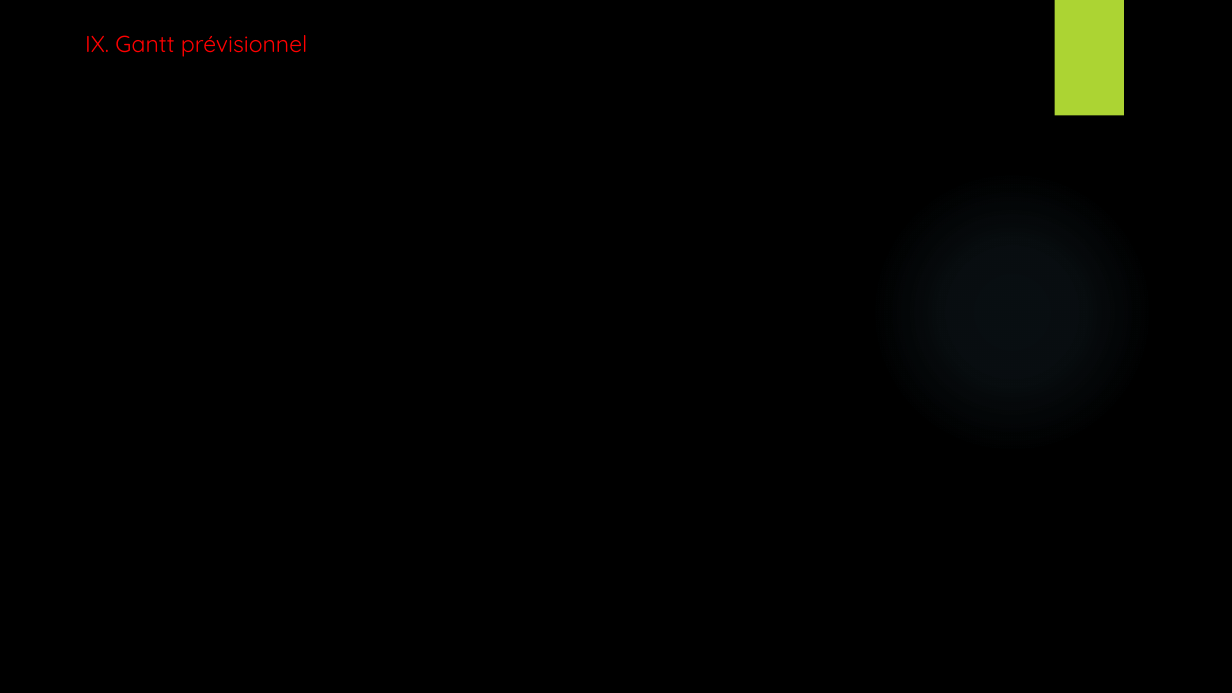
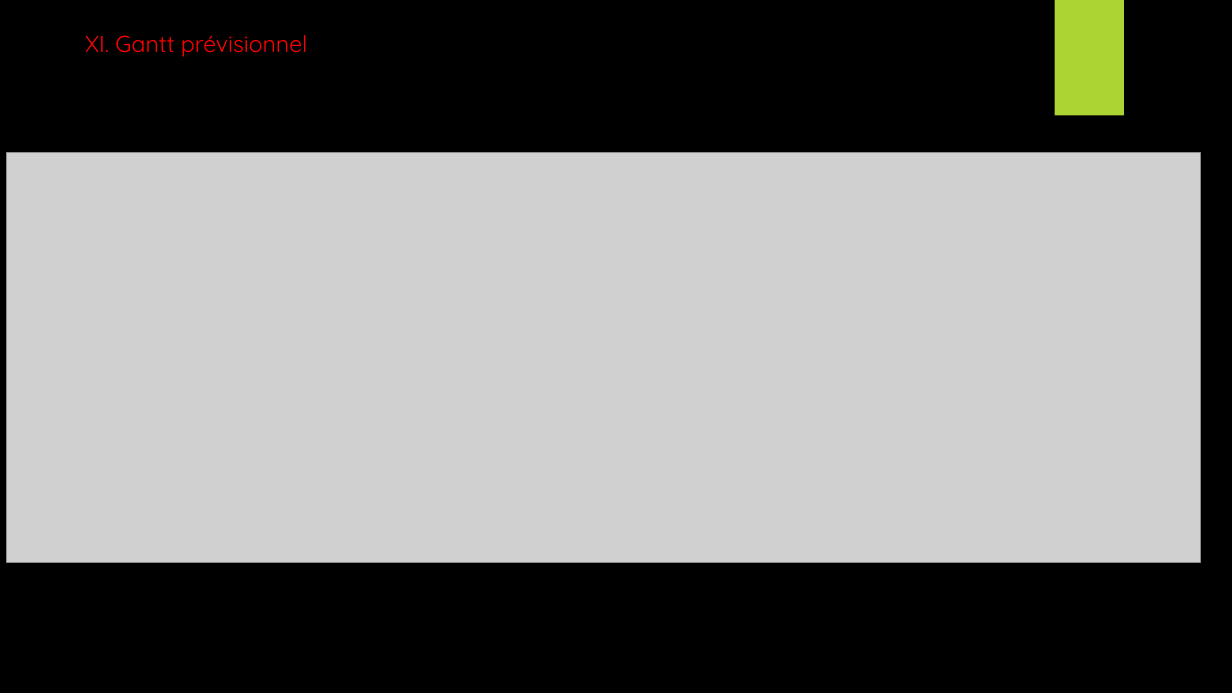
Before and after one commit to EnzoCotte/Projet-Approvisionnement-serre, a slide deck: slide 22 of Presentation revue 0 projet serre.pptx (slide 18 before the commit). Drawn at 1232x693 pixels with LibreOffice and Linux fonts; fonts in the diff are those of the drawing; grey boxes stand for pictures; background and template pictures are left out. Boxes give left, top, right and bottom in pixels: in the first picture for what was removed or moved away, otherwise in the second. Text is boxed around its words. In the diff, an @@ line names an element or a change of style, - is before the commit and + after.

```diff
--- a/Presentation revue 0 projet serre.pptx
+++ b/Presentation revue 0 projet serre.pptx
@@ title at (85,35,308,57): text changed @@
-IX. Gantt prévisionnel
+XI. Gantt prévisionnel
@@ picture added at (6,153,1201,563) @@
@@ ellipse removed at (870,169,1154,454) @@
```
Also in this commit, not shown: 2 other slides changed, 8 slides added, 4 slides removed, 1 other file.
